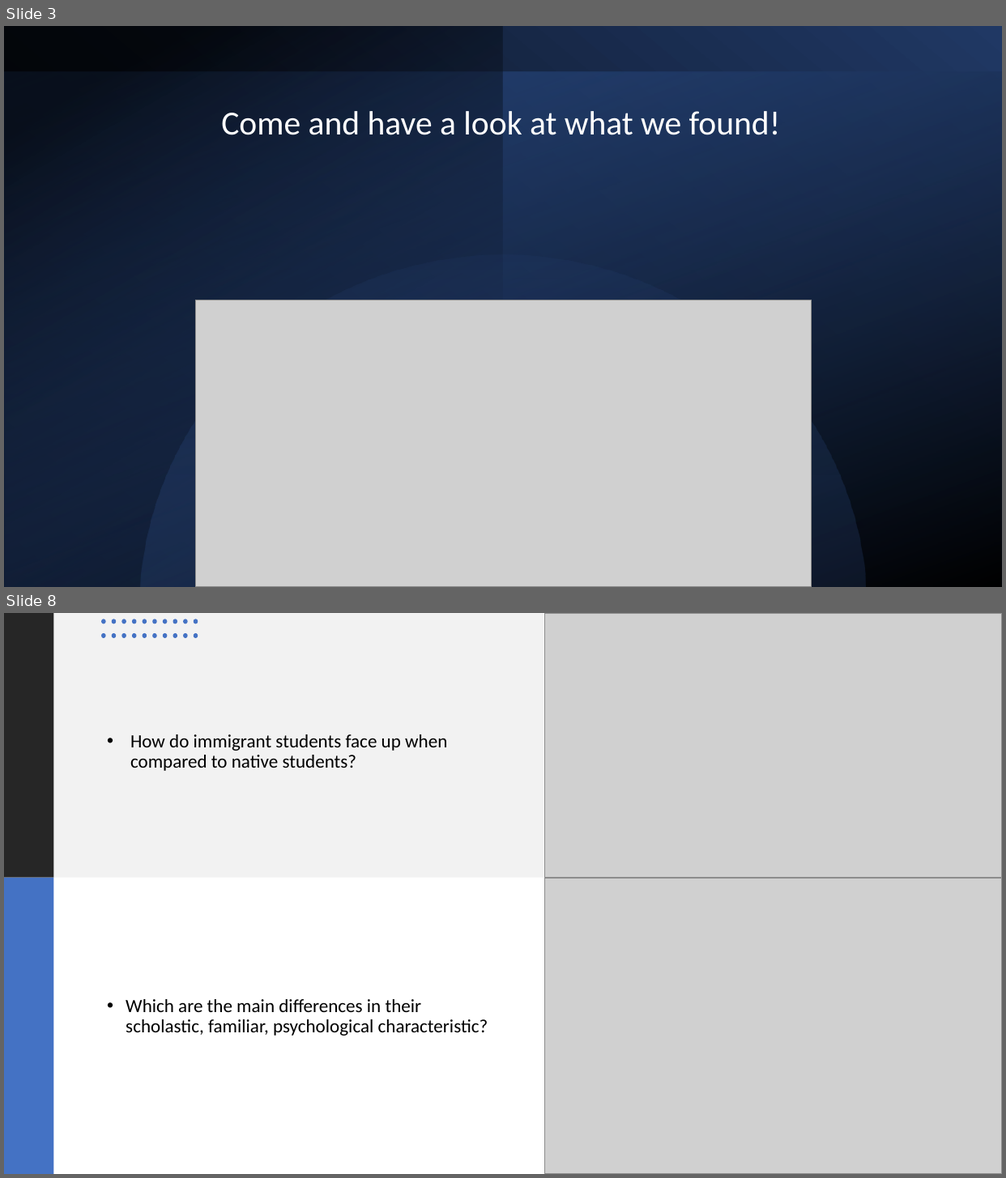
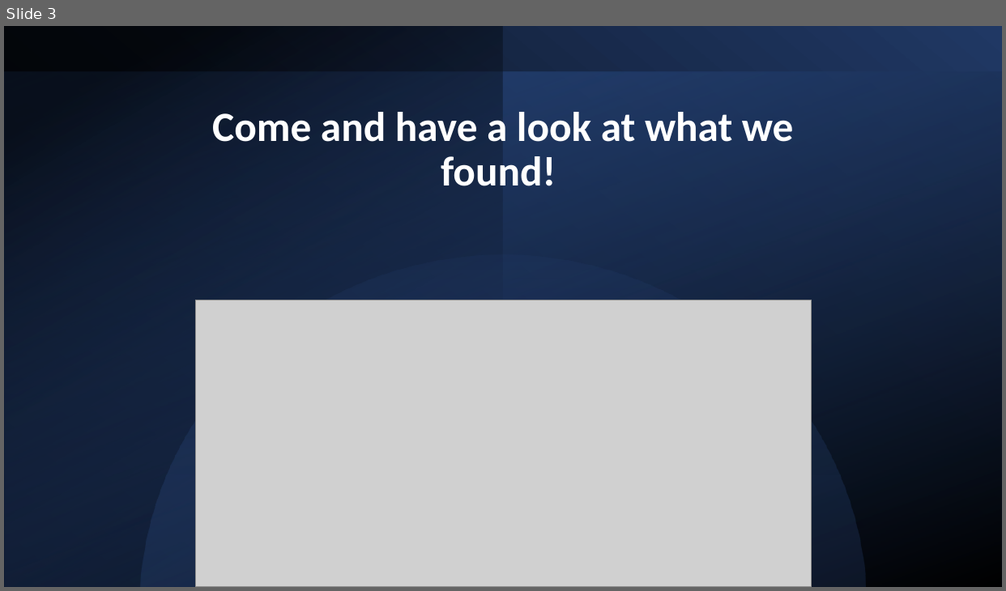
Before and after one commit to SebastianCastellano/Applied-Statistics-Project, a slide deck: Presentations/Pitch for 25.07/final Pitch.pptx. Shown one above the other, each under a label of ours: slides 3 and 8 before the commit, slide 3 after it; the slides between them are not shown. The pictures are 1006x1178 and 1006x591 pixels, drawn with LibreOffice and Linux fonts; fonts in the diff are those of the drawing; grey boxes stand for pictures. Boxes give left, top, right and bottom in pixels: in the first picture for what was removed or moved away, otherwise in the second. Text is boxed around its words. In the diff, an @@ line names an element or a change of style, - is before the commit and + after.

```diff
--- a/Presentations/Pitch for 25.07/final Pitch.pptx
+++ b/Presentations/Pitch for 25.07/final Pitch.pptx
@@ slide 8 removed at <box>4,613,1002,1174</box>, background #FFFFFF @@
@@ rectangle removed at <box>4,613,544,878</box> @@
@@ rectangle removed at <box>4,613,53,878</box> @@
@@ group removed at <box>101,619,198,637</box>: 20 ellipses @@
@@ picture removed at <box>545,613,1002,878</box> @@
@@ title removed at <box>130,735,447,771</box> @@
-• How do immigrant students face up when compared to native students?
@@ rectangle removed at <box>4,878,53,1174</box> @@
@@ picture removed at <box>545,879,1002,1174</box> @@
@@ text removed at <box>126,999,488,1036</box> @@
-• Which are the main differences in their scholastic, familiar, psychological characteristic?
@@ slide 3 changed as well @@
@@ title "Come and have a look ...": place and size @@
-title "Come and have a look ..." at <box>221,111,781,135</box>
+title "Come and have a look ..." at <box>212,112,794,186</box>
@@ title "Come and have a look ..." at <box>212,112,794,186</box>: size 32.4 to 40 pt, bold on @@
```
Also in this commit, not shown: 2 other slides changed, 11 other slides removed, 8 other files.
